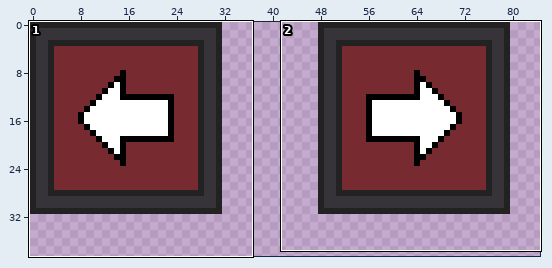
Pixel-art file: Assets/Arts/Buttons.ase. The picture above shows the old version from afar; the outline marks the close-up.
Close-up. As it was:
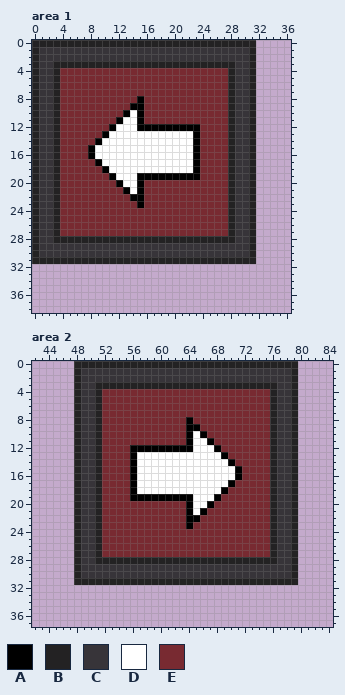
256x256 pixels, 1 frame. Shown: area 1: x 0..36, y 0..38; area 2: x 42..84, y 0..37. The wide view leaves out empty margins.
Palette (. is transparent): A #000000  B #232223  C #373439  D #ffffff  E #782a31
Once edited:
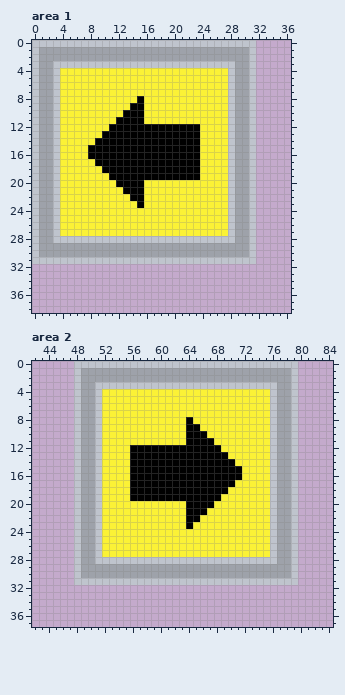
From old to new:
@@ palette @@
-B #232223
+B #bfc4cd
-C #373439
+C #9ea2aa
-E #782a31
+E #fbf236
--- area 1
@@ x 7..24 @@
  9 EEEEEEEAAEEEEEEEEE
-10 EEEEEEADAEEEEEEEEE
-11 EEEEEADDAEEEEEEEEE
-12 EEEEADDDAAAAAAAAAE
-13 EEEADDDDDDDDDDDDAE
-14 EEADDDDDDDDDDDDDAE
-15 EADDDDDDDDDDDDDDAE
-16 EADDDDDDDDDDDDDDAE
-17 EEADDDDDDDDDDDDDAE
-18 EEEADDDDDDDDDDDDAE
-19 EEEEADDDAAAAAAAAAE
-20 EEEEEADDAEEEEEEEEE
-21 EEEEEEADAEEEEEEEEE
+10 EEEEEEAAAEEEEEEEEE
+11 EEEEEAAAAEEEEEEEEE
+12 EEEEAAAAAAAAAAAAAE
+13 EEEAAAAAAAAAAAAAAE
+14 EEAAAAAAAAAAAAAAAE
+15 EAAAAAAAAAAAAAAAAE
+16 EAAAAAAAAAAAAAAAAE
+17 EEAAAAAAAAAAAAAAAE
+18 EEEAAAAAAAAAAAAAAE
+19 EEEEAAAAAAAAAAAAAE
+20 EEEEEAAAAEEEEEEEEE
+21 EEEEEEAAAEEEEEEEEE
 22 EEEEEEEAAEEEEEEEEE
--- area 2
@@ x 55..72 @@
  9 EEEEEEEEEAAEEEEEEE
-10 EEEEEEEEEADAEEEEEE
-11 EEEEEEEEEADDAEEEEE
-12 EAAAAAAAAADDDAEEEE
-13 EADDDDDDDDDDDDAEEE
-14 EADDDDDDDDDDDDDAEE
-15 EADDDDDDDDDDDDDDAE
-16 EADDDDDDDDDDDDDDAE
-17 EADDDDDDDDDDDDDAEE
-18 EADDDDDDDDDDDDAEEE
-19 EAAAAAAAAADDDAEEEE
-20 EEEEEEEEEADDAEEEEE
-21 EEEEEEEEEADAEEEEEE
+10 EEEEEEEEEAAAEEEEEE
+11 EEEEEEEEEAAAAEEEEE
+12 EAAAAAAAAAAAAAEEEE
+13 EAAAAAAAAAAAAAAEEE
+14 EAAAAAAAAAAAAAAAEE
+15 EAAAAAAAAAAAAAAAAE
+16 EAAAAAAAAAAAAAAAAE
+17 EAAAAAAAAAAAAAAAEE
+18 EAAAAAAAAAAAAAAEEE
+19 EAAAAAAAAAAAAAEEEE
+20 EEEEEEEEEAAAAEEEEE
+21 EEEEEEEEEAAAEEEEEE
 22 EEEEEEEEEAAEEEEEEE
